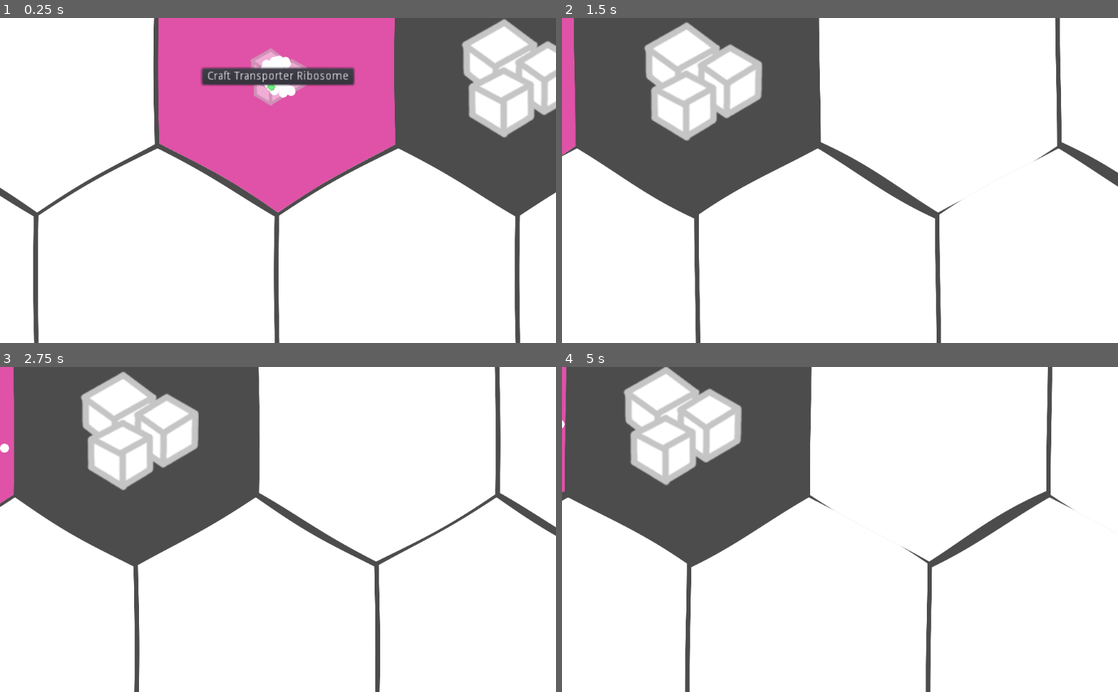
Above: before the commit, frames 1-4 (two rows, left to right).
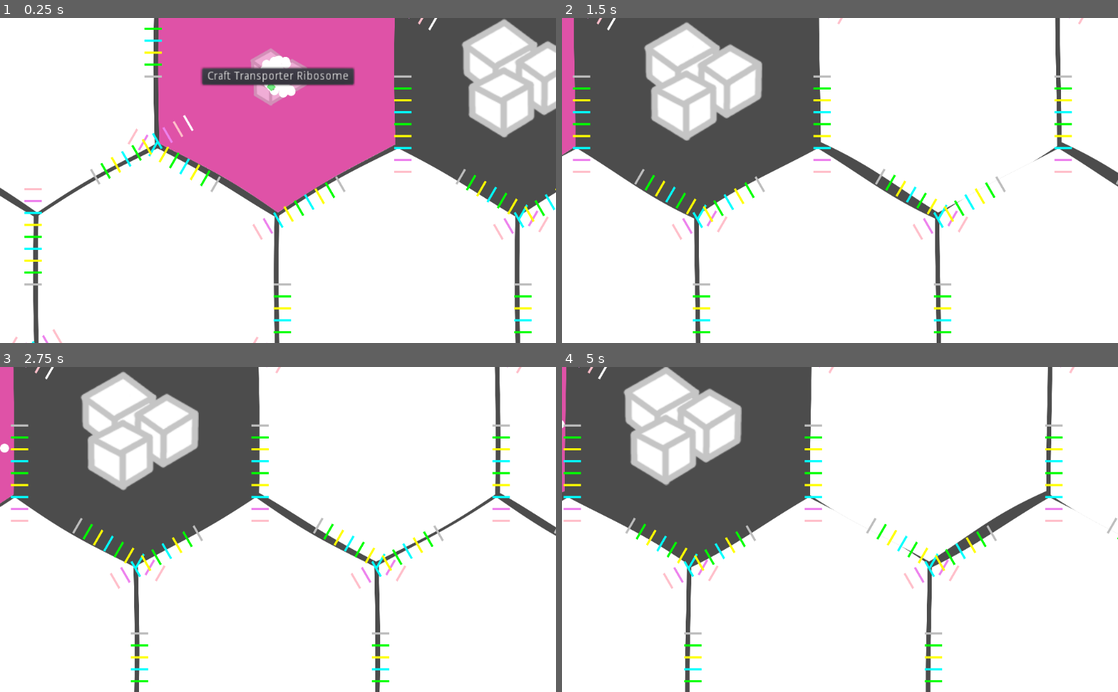
Above: after the commit, the same moments.

Repository: tobyp/hackathon2020
Game: Godot game, scene res://main.tscn
The game is run twice, just before and just after one commit, with the same random seed, the same clock (stepped at 60 frames per second) and the same inputs.
Inputs (mouse positions are in pixels of both pictures, inside the frame that each line leads up to):
- Up to frame 1 (0.25 s): no input
- Up to frame 2 (1.5 s): tap Enter at 0.5 s; move the mouse to (962, 164) at 0.52 s; hold D 0.53-1.25 s; click (962, 164) at 0.67 s; drag from (728, 196) to (812, 245) at 1.27 s
- Up to frame 3 (2.75 s): click (16, 425) at 2.02 s
- Up to frame 4 (5 s): move the mouse to (895, 458) at 2.77 s; hold D 2.78-3.5 s; drag from (812, 594) to (673, 480) at 3.52 s; move the mouse to (1006, 578) at 4.27 s; hold A from 4.28 s (still down)

The runs differ from the first frame. In frame 1, 2.0% of the frame differs, in the area x 2-100%, y 0-100%; in frame 2, 1.9%; in frame 3, 1.9%; in frame 4, 1.9%.
Error before the commit: Invalid call. Nonexistent function 'draw_tunnels' in base 'Node2D (hex_grid.gd)'. (res://main.gd:23)

Commit message:
fix create_tunnels in main.gd

Diff:
--- a/main.gd
+++ b/main.gd
@@ -15,12 +15,14 @@
 
 	var edges = $HexGrid.get_undirected_node_connections()
 	for connection in edges:
-		var start_pos = $HexGrid.create_cell(connection[0].x, connection[0].y).position
-		var end_pos = $HexGrid.create_cell(connection[1].x, connection[1].y).position
+		var start_cell = $HexGrid.create_cell(connection[0].x, connection[0].y)
+		var start_pos = start_cell.position
+		var end_cell = $HexGrid.create_cell(connection[1].x, connection[1].y)
+		var end_pos = end_cell.position
 		var middle = 0.5 * (start_pos + end_pos)
 		var the_angle = (start_pos.direction_to(end_pos)).angle()
 		# print("the middle of "+str(start_pos)+" and "+str(end_pos)+" is "+str(middle)+ ", angl "+str(the_angle))
-		$HexGrid.draw_tunnels(middle, the_angle)
+		$HexGrid.create_tunnels(middle, the_angle, start_cell, end_cell)
 
 func debug_populate():
 	var cell1 = $HexGrid.create_cell(0, 0)  # 1-indexed becase that matches get_index() on the cells, in this case
